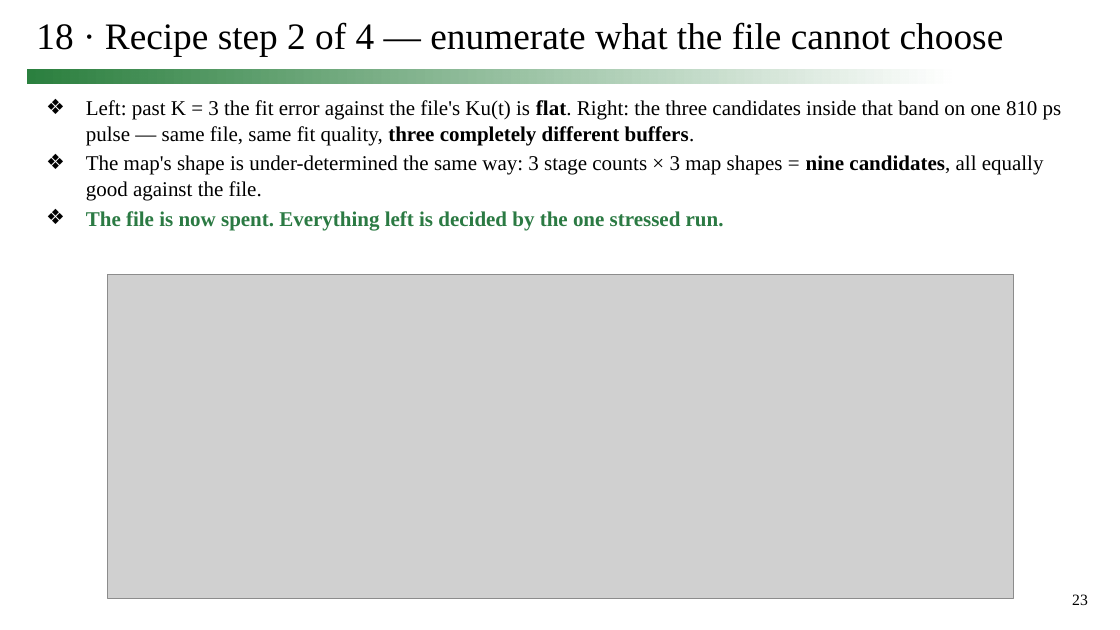
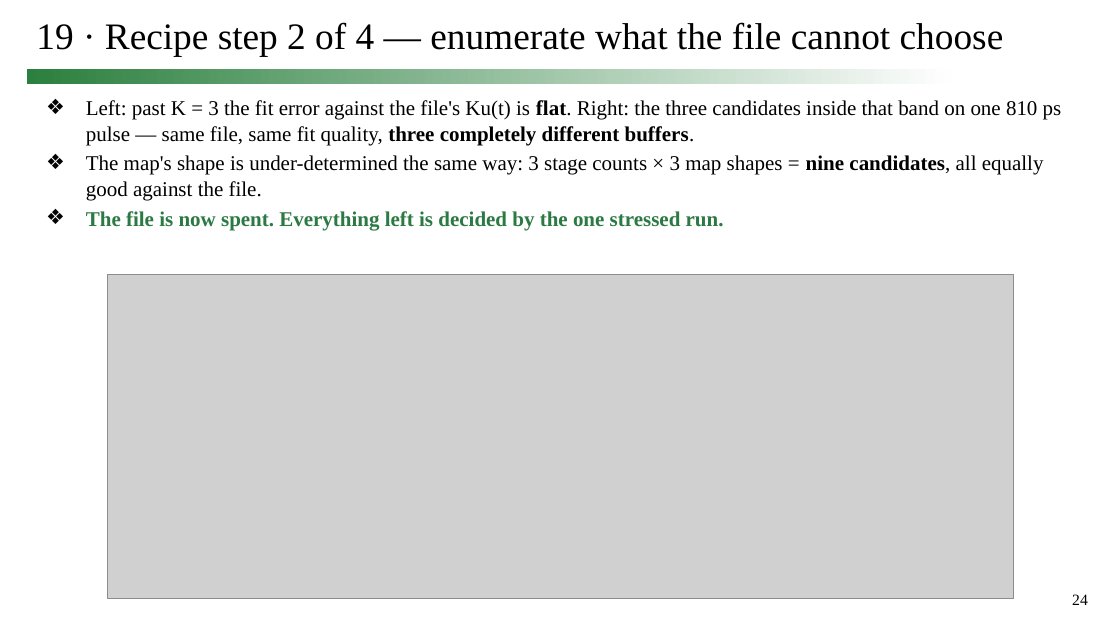
Before and after one commit to simon9721/ibis_comparison, a slide deck: slide 24 of results/meeting_deck_2026-09-24/0924_track1_story.pptx (slide 23 before the commit). Drawn at 1120x630 pixels with LibreOffice and Linux fonts; fonts in the diff are those of the drawing; grey boxes stand for pictures. Boxes give left, top, right and bottom in pixels: in the first picture for what was removed or moved away, otherwise in the second. Text is boxed around its words. In the diff, an @@ line names an element or a change of style, - is before the commit and + after.

```diff
--- a/results/meeting_deck_2026-09-24/0924_track1_story.pptx
+++ b/results/meeting_deck_2026-09-24/0924_track1_story.pptx
@@ title at (x1=36, y1=22, x2=1004, y2=57): text changed @@
-18 · Recipe step 2 of 4 — enumerate what the file cannot choose
+19 · Recipe step 2 of 4 — enumerate what the file cannot choose
@@ page number at (x1=1072, y1=594, x2=1088, y2=605): text changed @@
-23
+24
```
Also in this commit, not shown: 13 other slides changed, 1 slide added, 5 other files.
